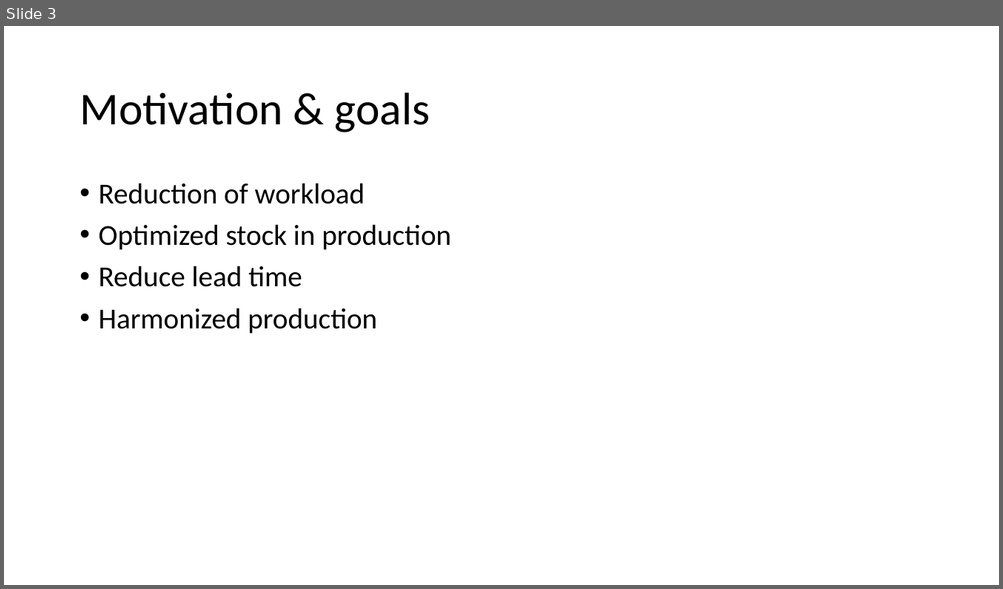
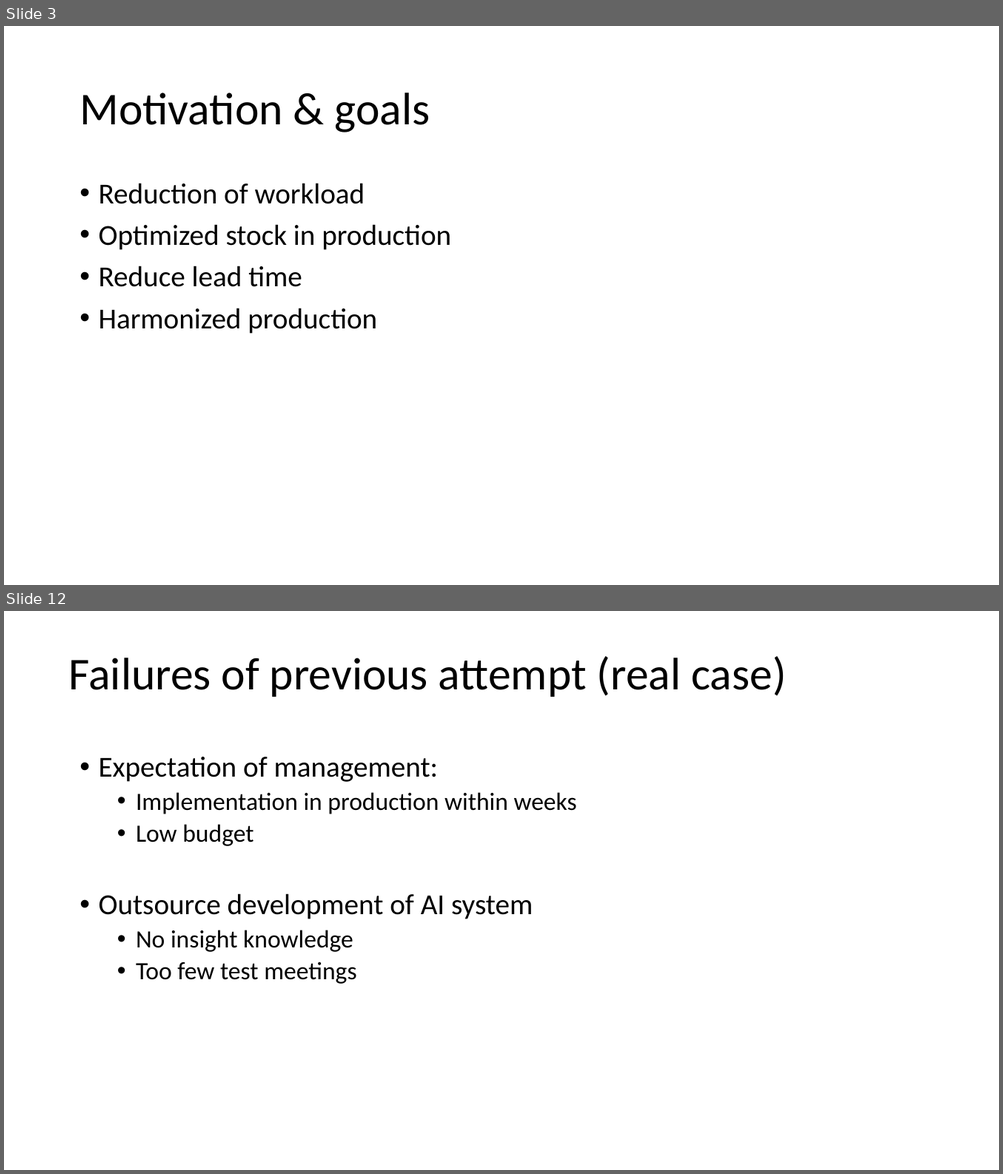
Before and after one commit to AndreasNeuhierl/InnoMgmt, a slide deck: desandere.pptx. Shown one above the other, each under a label of ours: slide 3 before the commit, slides 3 and 12 after it; the slides between them are not shown. The pictures are 1003x589 and 1003x1174 pixels, drawn with LibreOffice and Linux fonts; fonts in the diff are those of the drawing. Boxes give left, top, right and bottom in pixels: in the first picture for what was removed or moved away, otherwise in the second. Text is boxed around its words. In the diff, an @@ line names an element or a change of style, - is before the commit and + after.

```diff
--- a/desandere.pptx
+++ b/desandere.pptx
@@ slide 12 added at (4, 611, 999, 1170), background #FFFFFF @@
@@ text added at (69, 656, 785, 697), 44 pt, text #000000 @@
+Failures of previous attempt (real case)
@@ text added at (99, 757, 577, 984), 24 pt, text #000000 @@
+• Expectation of management:
+  • Implementation in production within weeks
+  • Low budget
+• Outsource development of AI system
+  • No insight knowledge
+  • Too few test meetings
```
Also in this commit, not shown: 1 slide changed, 7 other slides added.
